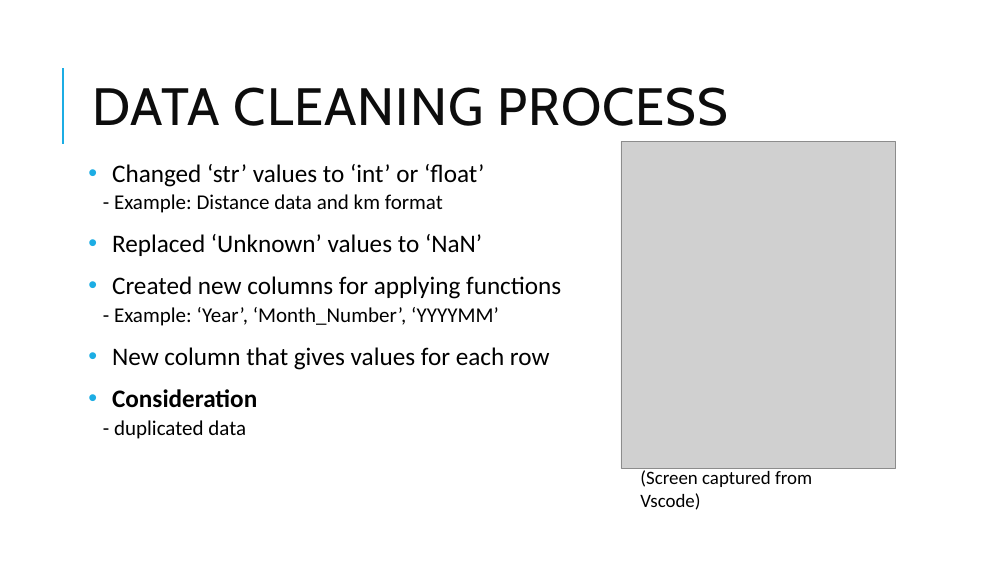
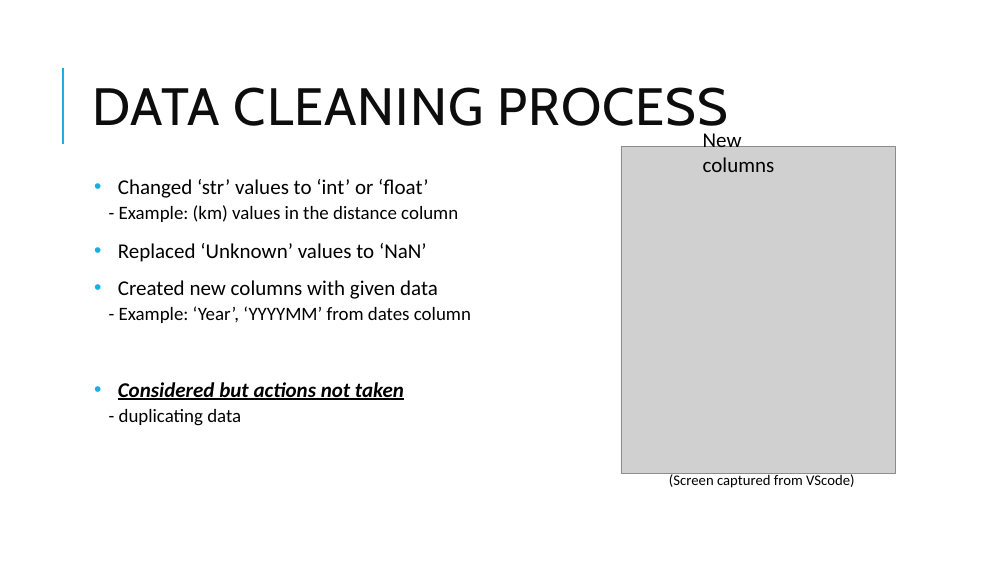
Before and after one commit to mesege1/dprk_missile_stats, a slide deck: slide 5 of ppt/dprk_missile_testing.pptx. Drawn at 1008x567 pixels with LibreOffice and Linux fonts; fonts in the diff are those of the drawing; grey boxes stand for pictures. Boxes give left, top, right and bottom in pixels: in the first picture for what was removed or moved away, otherwise in the second. Text is boxed around its words. In the diff, an @@ line names an element or a change of style, - is before the commit and + after.

```diff
--- a/ppt/dprk_missile_testing.pptx
+++ b/ppt/dprk_missile_testing.pptx
@@ picture: place and size @@
-picture at bbox=[621, 141, 896, 468]
+picture at bbox=[621, 147, 896, 473]
@@ text added at bbox=[703, 129, 775, 172], 20 pt, text #000000 @@
+New columns
@@ text "Changed ‘str’ values to ‘int’ ...": place and size @@
-text "Changed ‘str’ values to ‘int’ ..." at bbox=[112, 164, 561, 439]
+text "Changed ‘str’ values to ‘int’ ..." at bbox=[118, 179, 471, 426]
@@ text at bbox=[118, 179, 428, 262]: size 24 to 20 pt in "Changed ‘str’ values to ‘int’ or ‘float’", "Replaced ‘Unknown’ values to ‘NaN’" @@
@@ text at bbox=[119, 205, 458, 222]: text changed; size 20 to 18 pt @@
-  - Example: Distance data and km format
+  - Example: (km) values in the distance column
@@ text at bbox=[118, 280, 471, 426]: text changed; size 24 to 20 pt @@
-• Created new columns for applying functions
-  - Example: ‘Year’, ‘Month_Number’, ‘YYYYMM’
-• New column that gives values for each row
-• Consideration
-  - duplicated data
+• Created new columns with given data
+  - Example: ‘Year’, ‘YYYYMM’ from dates column
+• Considered but actions not taken
+  - duplicating data
@@ text at bbox=[669, 473, 854, 488]: text changed; size 18 to 14 pt @@
-(Screen captured from Vscode)
+(Screen captured from VScode)
```
Also in this commit, not shown: 3 other slides changed, 3 slides added, 8 other files.
